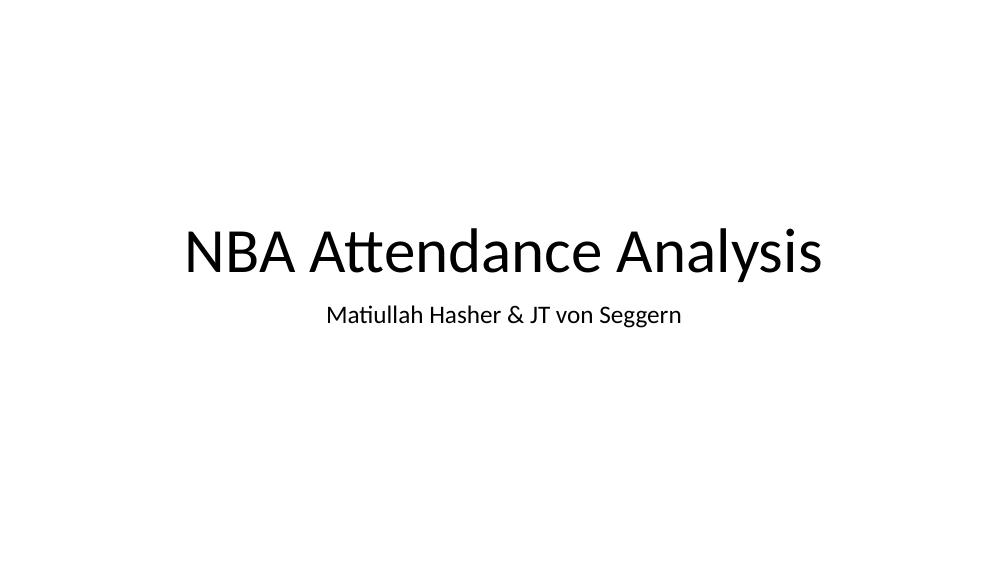
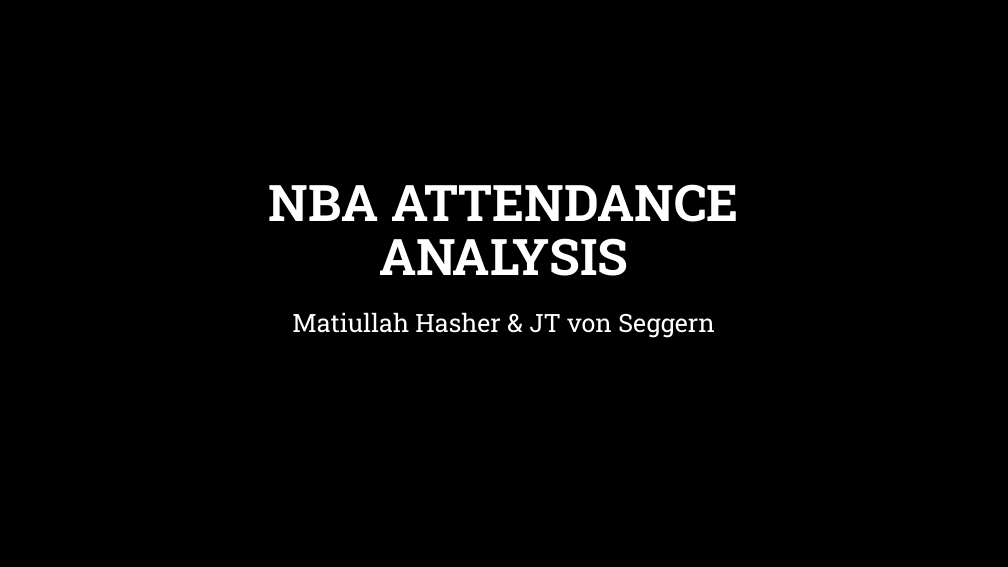
Before and after one commit to matiullah23/nba-attendance, a slide deck: slide 1 of Powerpoint/NBA Attendance Analysis.pptx. Drawn at 1008x567 pixels with LibreOffice and Linux fonts; fonts in the diff are those of the drawing; background and template pictures are left out. Boxes give left, top, right and bottom in pixels: in the first picture for what was removed or moved away, otherwise in the second. Text is boxed around its words. In the diff, an @@ line names an element or a change of style, - is before the commit and + after.

```diff
--- a/Powerpoint/NBA Attendance Analysis.pptx
+++ b/Powerpoint/NBA Attendance Analysis.pptx
@@ background #FFFFFF to picture (left out) @@
@@ title at [269, 184, 739, 276]: text changed; size 60 to 48 pt; font Calibri to Roboto Slab; text colour #000000 to #FFFFFF; bold on @@
-NBA Attendance Analysis
+NBA ATTENDANCE ANALYSIS
@@ subtitle "Matiullah Hasher & JT von ..." at [292, 312, 715, 338]: font Calibri to Roboto Slab, text colour #000000 to #FFFFFF; line spacing 0.9 to 1.2 @@
```
Also in this commit, not shown: 4 other slides changed, 1 slide removed, 1 other file.
